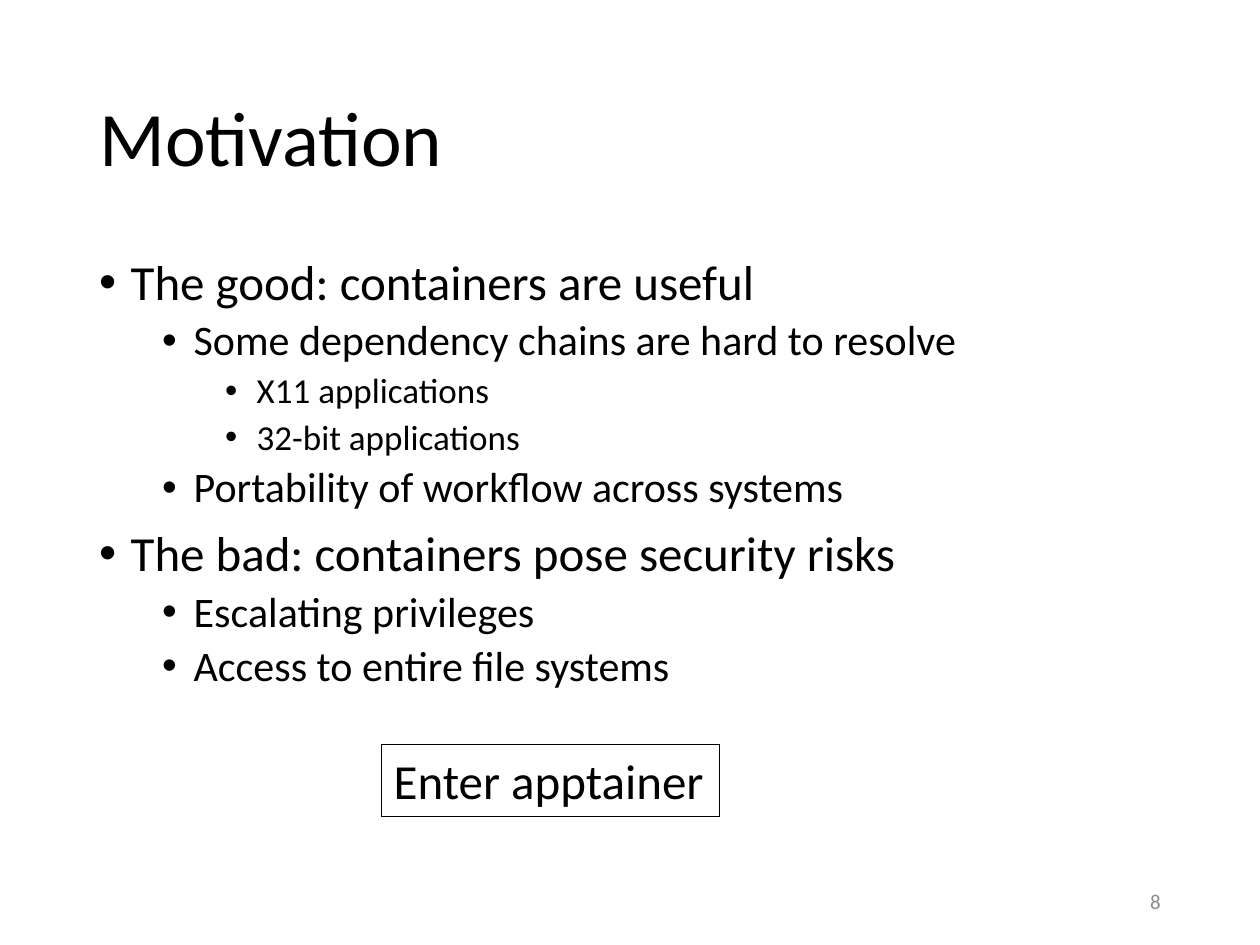
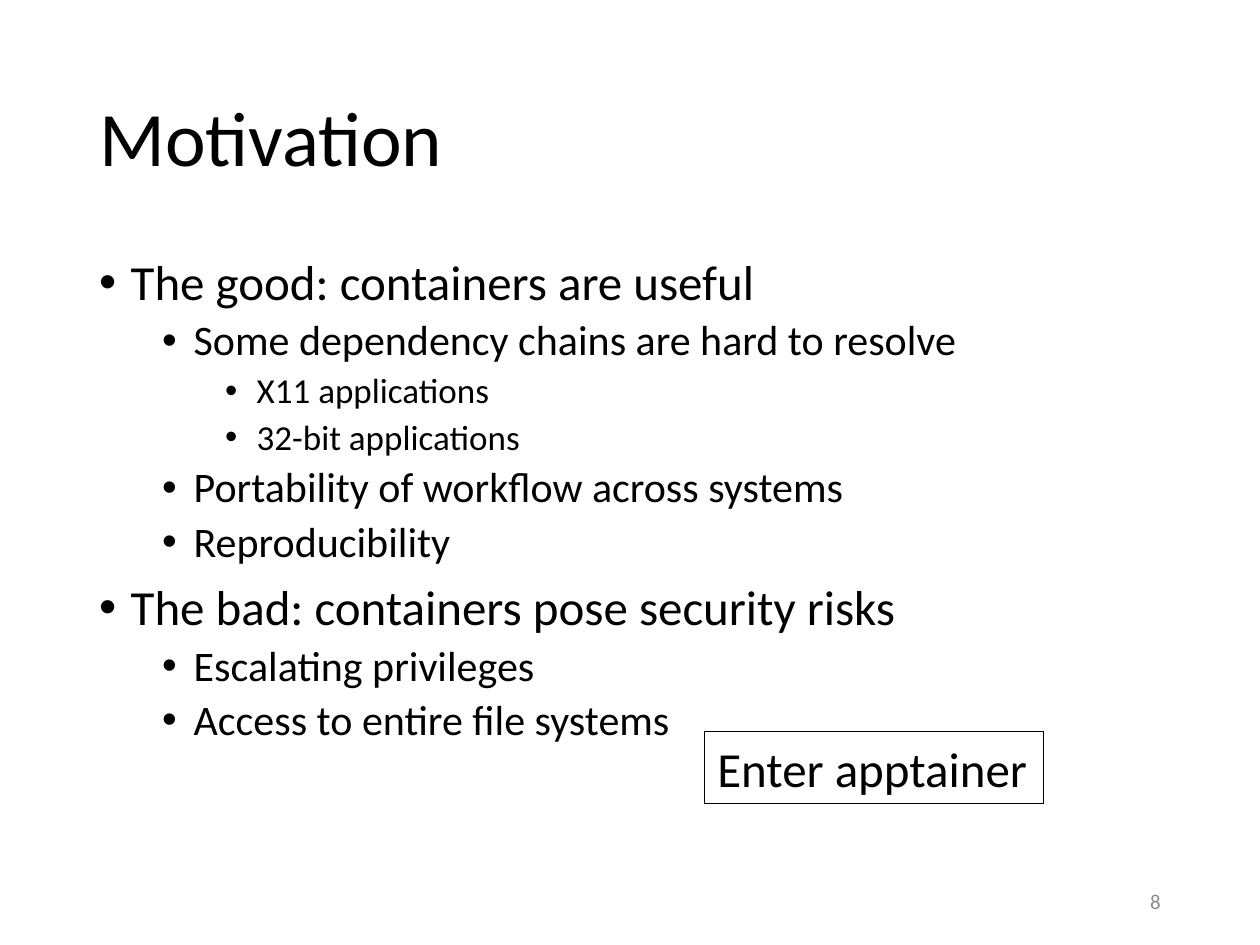
Before and after one commit to gjbex/Containers-for-HPC, a slide deck: slide 8 of containers_for_hpc.pptx. Drawn at 1260x945 pixels with LibreOffice and Linux fonts; fonts in the diff are those of the drawing. Boxes give left, top, right and bottom in pixels: in the first picture for what was removed or moved away, otherwise in the second. Text is boxed around its words. In the diff, an @@ line names an element or a change of style, - is before the commit and + after.

```diff
--- a/containers_for_hpc.pptx
+++ b/containers_for_hpc.pptx
@@ text at [194, 527, 450, 564]: paragraph added @@
+  • Reproducibility
@@ rectangle "Enter apptainer": place and size @@
-rectangle "Enter apptainer" at [382, 745, 721, 816]
+rectangle "Enter apptainer" at [704, 732, 1043, 804]
```
Also in this commit, not shown: 7 other slides changed.
